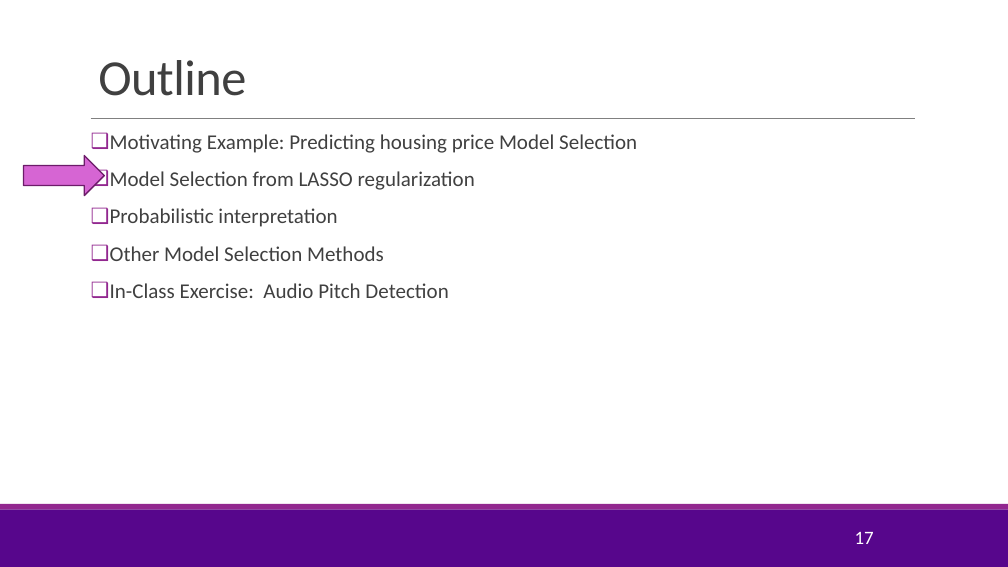
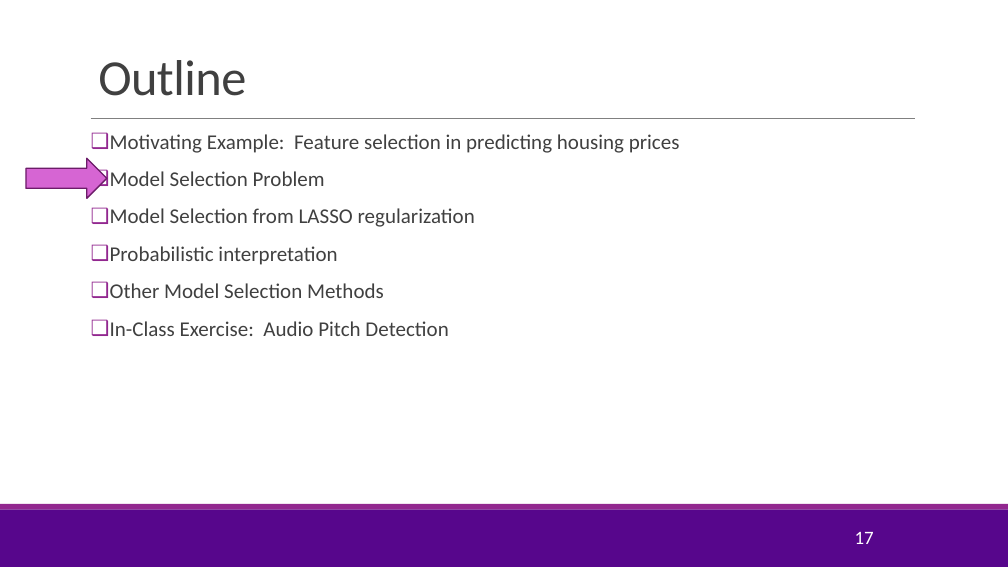
Before and after one commit to sdrangan/introml, a slide deck: slide 17 of lectures/Lect05_Lasso.pptx. Drawn at 1008x567 pixels with LibreOffice and Linux fonts; fonts in the diff are those of the drawing; background and template pictures are left out. Boxes give left, top, right and bottom in pixels: in the first picture for what was removed or moved away, otherwise in the second. Text is boxed around its words. In the diff, an @@ line names an element or a change of style, - is before the commit and + after.

```diff
--- a/lectures/Lect05_Lasso.pptx
+++ b/lectures/Lect05_Lasso.pptx
@@ text at (110,134,680,186): text changed @@
-❑ Motivating Example: Predicting housing price Model Selection
+❑ Motivating Example: Feature selection in predicting housing prices
+❑ Model Selection Problem
```
Also in this commit, not shown: 7 other slides changed, 1 other file.
